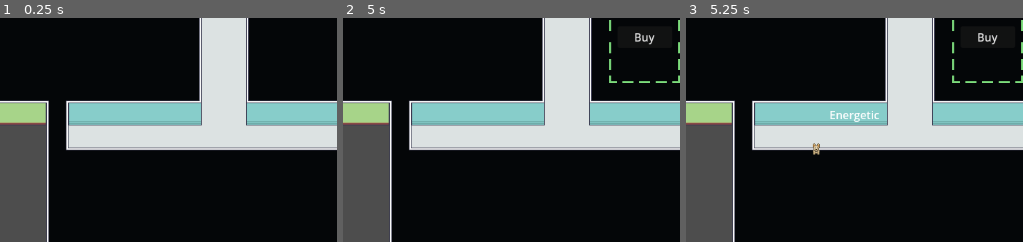
Above: before the commit, frames 1-3 (left to right).
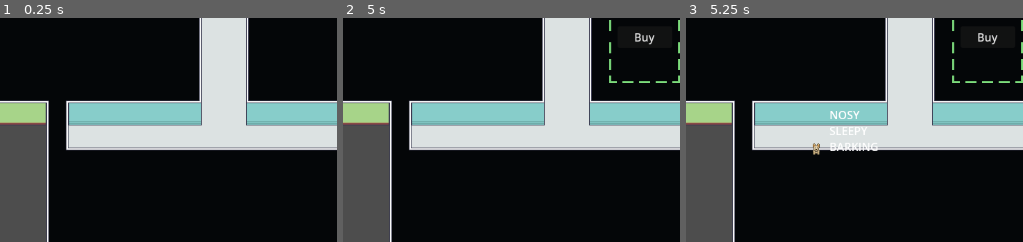
Above: after the commit, the same moments.

Repository: Tausva/DogShelter
Game: Godot game, scene res://scenes/MartiumTest/martium_test_scene.tscn
Same seed, same stepped clock (60 frames per second), same inputs: the game is played once before the commit and once after it.
Inputs (mouse positions are % of the whole screen's width and height, from its top left):
- Up to frame 1 (0.25 s): no input
- Up to frame 2 (5 s): click "Buy" at 0.5 s; tap Enter at 1.25, 2.75, 4.25 s; move the mouse to (85, 45) at 1.27 s; hold D (Right) 1.28-2 s; click (85, 45) at 1.42 s; tap Space at 2, 3.5 s; drag from (36, 55) to (85, 45) at 2.02 s; move the mouse to (71, 28) at 2.77 s; hold D (Right) 2.78-3.5 s; drag from (53, 70) to (73, 15) at 3.52 s; move the mouse to (95, 65) at 4.27 s; hold A (Left) from 4.28 s (still down)
- Up to frame 3 (5.25 s): release A (Left) at 5 s; tap Space at 5 s; drag from (24, 35) to (73, 17) at 5.02 s
The pictures show only the part of the screen within x 15-65%, y 45-95%; the shares and areas given below are measured in that part.

Frames 1-2 are identical in both runs. In frame 3, 0.6% of the frame differs, in the area x 42-58%, y 41-60%.

Commit message:
added traits to dogs

Diff:
--- /dev/null
+++ b/resources/traits/energetic.tres
@@ -0,0 +1,8 @@
+[gd_resource type="Resource" script_class="Trait" load_steps=2 format=3 uid="uid://ctk5aawmusm16"]
+
+[ext_resource type="Script" path="res://scripts/trait.gd" id="1_mfvg8"]
+
+[resource]
+script = ExtResource("1_mfvg8")
+current_trait = 4
+hated_traits = Array[int]([])
--- /dev/null
+++ b/resources/traits/mischevious.tres
@@ -0,0 +1,8 @@
+[gd_resource type="Resource" script_class="Trait" load_steps=2 format=3 uid="uid://dty6mj4gkvyxg"]
+
+[ext_resource type="Script" path="res://scripts/trait.gd" id="1_b77mi"]
+
+[resource]
+script = ExtResource("1_b77mi")
+current_trait = 2
+hated_traits = Array[int]([])
--- /dev/null
+++ b/resources/traits/nosy.tres
@@ -0,0 +1,8 @@
+[gd_resource type="Resource" script_class="Trait" load_steps=2 format=3 uid="uid://b0apuwdj1sf81"]
+
+[ext_resource type="Script" path="res://scripts/trait.gd" id="1_h3ryu"]
+
+[resource]
+script = ExtResource("1_h3ryu")
+current_trait = 1
+hated_traits = Array[int]([])
--- /dev/null
+++ b/resources/traits/sleepy.tres
@@ -0,0 +1,8 @@
+[gd_resource type="Resource" script_class="Trait" load_steps=2 format=3 uid="uid://bv80jbhjfg4mg"]
+
+[ext_resource type="Script" path="res://scripts/trait.gd" id="1_77xmj"]
+
+[resource]
+script = ExtResource("1_77xmj")
+current_trait = 3
+hated_traits = Array[int]([])
--- a/scenes/dog/dog.gd
+++ b/scenes/dog/dog.gd
@@ -1,17 +1,23 @@
 extends Node2D
 
-@export var dog_traits: Array[String] = []
+@export var dog_trait_library: Array[Trait]
+
+var trait_chance_table: Dictionary = {
+	1: 5,
+	2: 3,
+	3: 2
+}
+
+var dog_traits: Array[Trait]
 var random_number_generator = RandomNumberGenerator.new()
+var dog_traits_in_string: String
 
 
 func _ready() -> void:
 	var sprite = get_node("Area2D/DogSprite")
 	set_random_dog_texture(sprite)
 	$TraitTextBox.hide()
-
-
-func _process(delta: float) -> void:
-	pass
+	_generate_traits()
 
 
 func set_random_dog_texture(sprite: Sprite2D):
@@ -24,15 +30,39 @@
 	sprite.texture = new_texture
 
 
+func _generate_traits() -> void:
+	var trait_count = _get_trait_count()
+
+	for i in trait_count:
+		dog_trait_library.shuffle()
+		var dog_trait = dog_trait_library.pop_back()
+		dog_traits.append(dog_trait)
+		dog_traits_in_string += dog_trait.TraitType.keys()[dog_trait.current_trait] + "\n"
+
+
+func _get_trait_count() -> int:
+	var totol_chance_count = 0
+	for key in trait_chance_table:
+		totol_chance_count += trait_chance_table[key]
+	var trait_count_picker = random_number_generator.randi_range(1, totol_chance_count)
+
+	for key in trait_chance_table:
+		if trait_chance_table[key] >= trait_count_picker:
+			return key
+		else:
+			trait_count_picker -= trait_chance_table[key]
+
+	return 0
+
+
 func _on_area_2d_area_entered(area: Area2D) -> void:
 	var line_count = dog_traits.size()
 	var line_height = 25
 	$TraitTextBox.custom_minimum_size.y = line_count
 	$TraitTextBox.size.y = line_count * line_height
-	$TraitTextBox.text = "\n".join(dog_traits)
+	$TraitTextBox.text = dog_traits_in_string
 	$TraitTextBox.show()
 
 
 func _on_area_2d_area_exited(area: Area2D) -> void:
 	$TraitTextBox.hide()
-	pass # Replace with function body.
--- a/scenes/dog/dog.tscn
+++ b/scenes/dog/dog.tscn
@@ -1,7 +1,13 @@
-[gd_scene load_steps=5 format=3 uid="uid://ccw8k1rr6elry"]
+[gd_scene load_steps=11 format=3 uid="uid://ccw8k1rr6elry"]
 
 [ext_resource type="Script" path="res://scenes/dog/dog.gd" id="1_x8gcv"]
 [ext_resource type="PackedScene" uid="uid://fa7xb6y6p17m" path="res://scenes/components/draggable_component/draggable_component.tscn" id="2_28nnr"]
+[ext_resource type="Script" path="res://scripts/trait.gd" id="2_aypbe"]
+[ext_resource type="Resource" uid="uid://cc51g5c4gbrpm" path="res://resources/traits/barking.tres" id="3_1gm54"]
+[ext_resource type="Resource" uid="uid://ctk5aawmusm16" path="res://resources/traits/energetic.tres" id="4_1h50o"]
+[ext_resource type="Resource" uid="uid://dty6mj4gkvyxg" path="res://resources/traits/mischevious.tres" id="5_i4oc4"]
+[ext_resource type="Resource" uid="uid://b0apuwdj1sf81" path="res://resources/traits/nosy.tres" id="6_hip8k"]
+[ext_resource type="Resource" uid="uid://bv80jbhjfg4mg" path="res://resources/traits/sleepy.tres" id="7_itc5t"]
 
 [sub_resource type="CircleShape2D" id="CircleShape2D_1skng"]
 radius = 11.4018
@@ -11,7 +17,7 @@
 
 [node name="Dog" type="Node2D"]
 script = ExtResource("1_x8gcv")
-dog_traits = Array[String](["Energetic"])
+dog_trait_library = Array[ExtResource("2_aypbe")]([ExtResource("3_1gm54"), ExtResource("4_1h50o"), ExtResource("5_i4oc4"), ExtResource("6_hip8k"), ExtResource("7_itc5t")])
 
 [node name="Area2D" type="Area2D" parent="."]
 
--- a/scripts/trait.gd
+++ b/scripts/trait.gd
@@ -1,6 +1,6 @@
 class_name Trait extends Resource
 
-enum TraitType {BARKING, NOSY, MISCHEVIOUS, SLEEPY}
+enum TraitType {BARKING, NOSY, MISCHEVIOUS, SLEEPY, ENERGETIC}
 
 @export var current_trait: TraitType
 @export var hated_traits: Array[TraitType]
